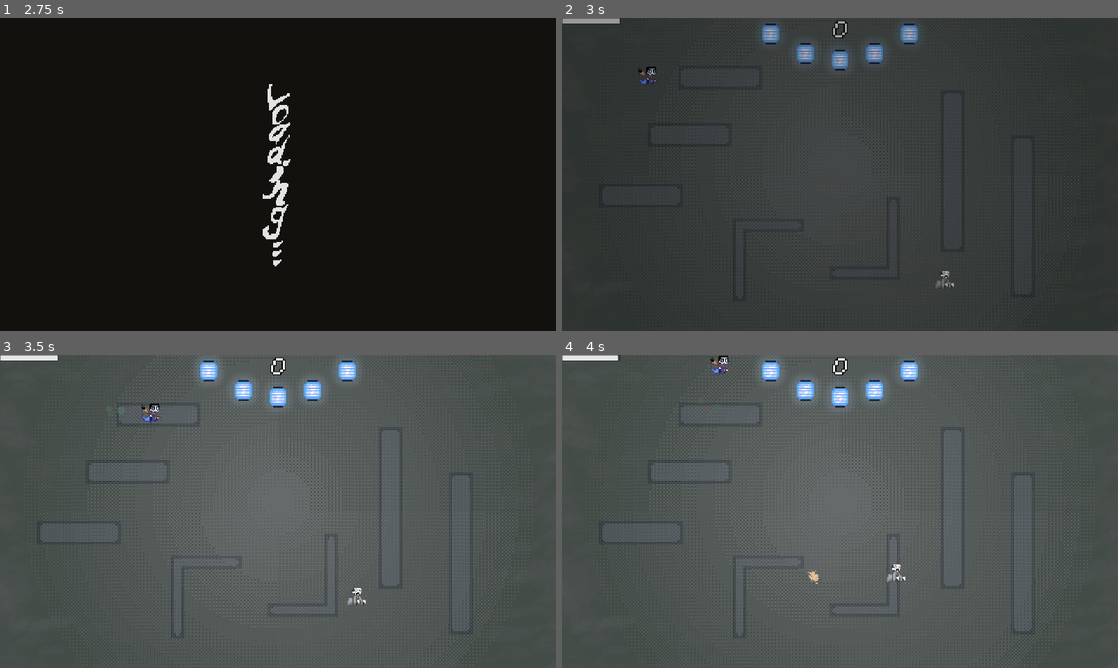
Above: before the commit, frames 1-4 (two rows, left to right).
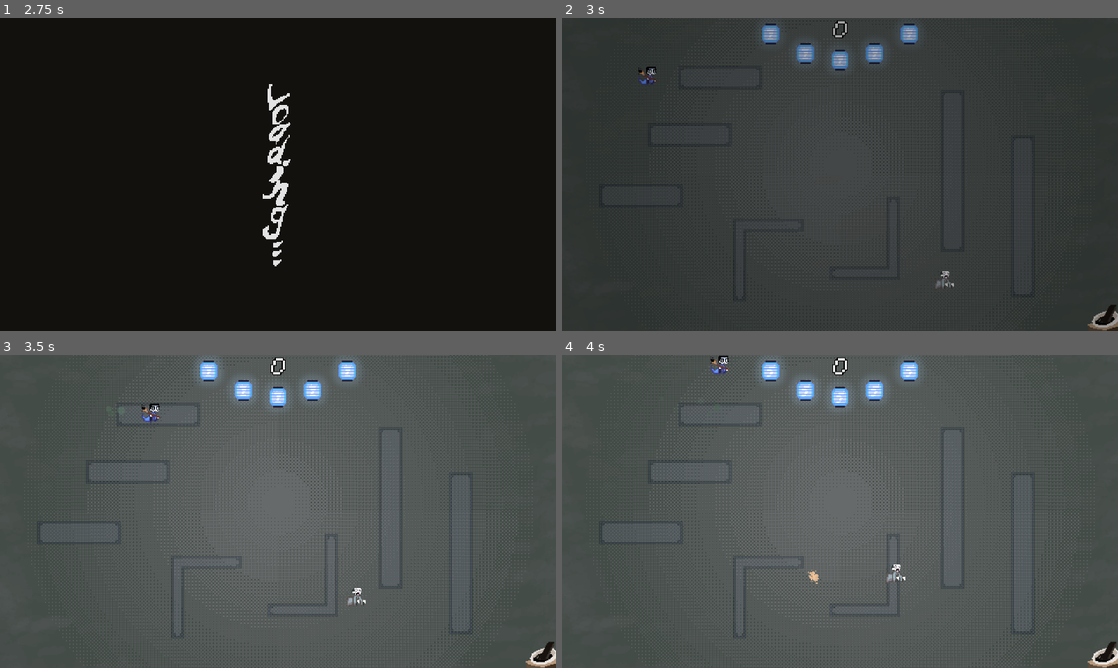
Above: after the commit, the same moments.

Repository: wintermute-cell/wmj25
Game: Godot game, scene res://scenes/main_menu.tscn
The game is run twice, just before and just after one commit, with the same random seed, the same clock (stepped at 60 frames per second) and the same inputs. The engine's default icon, where the game draws it, is replaced by a stand-in: a white triangle on a blue panel in a dark square. Sound files missing from this copy of the repository are replaced by a short silence.
Inputs (mouse positions are in pixels of both pictures, inside the frame that each line leads up to):
- Up to frame 1 (2.75 s): click "Start Game" at 0.5 s; tap Enter at 1.25 s; move the mouse to (400, 158) at 1.27 s; hold D (right) 1.28-2.03 s; click (400, 158) at 1.42 s; tap Space at 2 s; move the mouse to (166, 190) at 2.02 s; hold S (down) from 2.03 s (still down)
- Up to frame 2 (3 s): move the mouse to (895, 105) at 2.77 s; release S (down) at 2.78 s; hold D (right) from 2.78 s (still down)
- Up to frame 3 (3.5 s): keep holding D (right)
- Up to frame 4 (4 s): move the mouse to (812, 574) at 3.52 s; release D (right) at 3.53 s; hold W (up) from 3.53 s (still down); click (812, 574) at 3.67 s

Frame 1 is identical in both runs. In frame 2, 0.5% of the frame differs, in the area x 0-100%, y 0-100%; in frame 3, 0.5%; in frame 4, 0.5%.

Commit message:
inkkkkkk

Diff:
--- a/godot_project/scenes/game.tscn
+++ b/godot_project/scenes/game.tscn
@@ -18,6 +18,7 @@
 [ext_resource type="Texture2D" uid="uid://cery77t52cff" path="res://sprites/mist.png" id="14_rysoc"]
 [ext_resource type="PackedScene" uid="uid://b70dgj1peoqt5" path="res://scenes/ink_bar.tscn" id="16_rysoc"]
 [ext_resource type="Texture2D" uid="uid://do5t7qh431jcv" path="res://sprites/lantern_glow.png" id="17_ssvqc"]
+[ext_resource type="Texture2D" uid="uid://bxsln323lkk4g" path="res://sprites/ink_cup_full.png" id="18_264po"]
 
 [sub_resource type="ShaderMaterial" id="ShaderMaterial_kvuet"]
 shader = ExtResource("5_kvpfn")
@@ -307,4 +308,21 @@
 glow_scale = 1.4
 glow_flicker_amount = 0.02
 
+[node name="InkCupBackground" type="Sprite2D" parent="CanvasLayer"]
+position = Vector2(1863, 1032)
+scale = Vector2(3, 3)
+texture = ExtResource("18_264po")
+
 [node name="InkBar" parent="CanvasLayer" instance=ExtResource("16_rysoc")]
+anchors_preset = 3
+anchor_left = 1.0
+anchor_top = 1.0
+anchor_right = 1.0
+anchor_bottom = 1.0
+offset_left = -95.999756
+offset_top = -90.0
+offset_right = -95.999756
+offset_bottom = -90.0
+grow_horizontal = 0
+grow_vertical = 0
+scale = Vector2(3, 3)
--- a/godot_project/scenes/ink_bar.tscn
+++ b/godot_project/scenes/ink_bar.tscn
@@ -1,8 +1,29 @@
-[gd_scene load_steps=2 format=3 uid="uid://b70dgj1peoqt5"]
+[gd_scene load_steps=5 format=3 uid="uid://b70dgj1peoqt5"]
 
-[ext_resource type="Script" path="res://scripts/ui/ink_bar.gd" id="1_3o41p"]
+[ext_resource type="Script" uid="uid://bhgjvm4wpj7nu" path="res://scripts/ui/ink_bar.gd" id="1_3o41p"]
+[ext_resource type="Texture2D" uid="uid://dy3rwec43coey" path="res://sprites/ink_bar.png" id="2_x5200"]
+[ext_resource type="Texture2D" uid="uid://l4wab8qqugbt" path="res://sprites/ink_bar_drops.png" id="3_kbnj3"]
+[ext_resource type="Texture2D" uid="uid://d1bj4oxknn3f0" path="res://sprites/ink_bar_warn.png" id="4_d307b"]
 
 [node name="InkBar" type="Control"]
 layout_mode = 3
 anchors_preset = 0
 script = ExtResource("1_3o41p")
+ink_levels = 16
+
+[node name="InkSprite" type="Sprite2D" parent="."]
+texture = ExtResource("2_x5200")
+centered = false
+hframes = 16
+
+[node name="SplashSprite" type="Sprite2D" parent="."]
+visible = false
+texture = ExtResource("3_kbnj3")
+centered = false
+hframes = 3
+
+[node name="WarningSprite" type="Sprite2D" parent="."]
+visible = false
+texture = ExtResource("4_d307b")
+centered = false
+hframes = 2
--- a/godot_project/scripts/ui/ink_bar.gd
+++ b/godot_project/scripts/ui/ink_bar.gd
@@ -1,36 +1,132 @@
 extends Control
 
-@export var bar_width: float = 200.0
-@export var bar_height: float = 20.0
-@export var bar_color: Color = Color(0.2, 0.2, 0.2, 0.8)  # Dark gray background
-@export var ink_color: Color = Color(0.9, 0.9, 0.9, 1.0)  # White ink fill
-@export var border_color: Color = Color(0.1, 0.1, 0.1, 1.0)  # Black border
-@export var border_width: float = 2.0
+@export var ink_levels: int = 15  # Number of ink level frames
+@export var warning_blink_speed: float = 0.3  # Time between warning blink frames
+@export var splash_frame_duration: float = 0.1  # Duration of each splash animation frame
+@export var splash_total_duration: float = 1.0  # How long to show splash animation in seconds
+@export var ink_pickup_threshold: float = 5.0  # Minimum ink increase to trigger splash animation
+
+@onready var ink_sprite: Sprite2D = $InkSprite
+@onready var warning_sprite: Sprite2D = $WarningSprite
+@onready var splash_sprite: Sprite2D = $SplashSprite
 
 var current_ink: float = 100.0
 var max_ink: float = 100.0
+var previous_ink: float = 100.0
+
+var warning_blink_timer: float = 0.0
+var current_warning_frame: int = 0
+
+var is_showing_splash: bool = false
+var splash_timer: float = 0.0
+var splash_elapsed: float = 0.0  # Total time splash has been showing
+var current_splash_frame: int = 0
 
 
 func _ready():
-	custom_minimum_size = Vector2(bar_width, bar_height)
+	# Hide warning and splash sprites initially
+	if warning_sprite:
+		warning_sprite.visible = false
+	if splash_sprite:
+		splash_sprite.visible = false
+
 	update_ink(100.0, 100.0)
 
 
+func _process(delta):
+	# Always update the ink level display (unless showing warning)
+	if current_ink > max_ink * 0.1 or is_showing_splash:
+		_update_ink_level()
+
+	# Handle warning blink when ink is below 10%
+	if current_ink <= max_ink * 0.1 and not is_showing_splash:
+		warning_blink_timer += delta
+		if warning_blink_timer >= warning_blink_speed:
+			warning_blink_timer = 0.0
+			current_warning_frame = 1 - current_warning_frame  # Toggle between 0 and 1
+			_update_warning_blink()
+
+	# Handle splash animation (loops for a limited duration)
+	if is_showing_splash:
+		splash_elapsed += delta
+		splash_timer += delta
+
+		# Check if splash duration has expired
+		if splash_elapsed >= splash_total_duration:
+			stop_splash_animation()
+		else:
+			# Animate through frames
+			if splash_timer >= splash_frame_duration:
+				splash_timer = 0.0
+				current_splash_frame = (current_splash_frame + 1) % 3  # Loop through 0, 1, 2
+				_update_splash_frame()
+
+
 func update_ink(new_ink: float, new_max_ink: float):
+	previous_ink = current_ink
 	current_ink = clamp(new_ink, 0.0, new_max_ink)
 	max_ink = new_max_ink
-	queue_redraw()
+
+	# Check if ink increased significantly (pickup collected)
+	var ink_increase = current_ink - previous_ink
+	if ink_increase >= ink_pickup_threshold:
+		_start_splash_animation()
+
+	# Always update the ink level display
+	_update_ink_level()
 
 
-func _draw():
+func _update_ink_level():
+	if not ink_sprite:
+		return
+
+	# Show ink sprite (unless warning is active)
+	if current_ink > max_ink * 0.1:
+		ink_sprite.visible = true
+		if warning_sprite:
+			warning_sprite.visible = false
+
+	# Calculate which frame to show based on ink ratio
 	var ink_ratio = current_ink / max_ink if max_ink > 0 else 0.0
 
-	draw_rect(Rect2(Vector2.ZERO, Vector2(bar_width, bar_height)), bar_color)
+	# Map ratio to frame index (inverted since frames descend)
+	# 1.0 = frame 0 (full), 0.0 = frame 14 (empty)
+	var frame_index = int((1.0 - ink_ratio) * (ink_levels - 1))
+	frame_index = clamp(frame_index, 0, ink_levels - 1)
 
-	# ink fill
-	var fill_width = bar_width * ink_ratio
-	if fill_width > 0:
-		draw_rect(Rect2(Vector2.ZERO, Vector2(fill_width, bar_height)), ink_color)
+	ink_sprite.frame = frame_index
 
-	# border
-	draw_rect(Rect2(Vector2.ZERO, Vector2(bar_width, bar_height)), border_color, false, border_width)
+
+func _update_warning_blink():
+	if not warning_sprite:
+		return
+
+	# Keep ink sprite visible, show warning sprite on top
+	if ink_sprite:
+		ink_sprite.visible = true
+	warning_sprite.visible = true
+
+	warning_sprite.frame = current_warning_frame
+
+
+func _start_splash_animation():
+	is_showing_splash = true
+	splash_timer = 0.0
+	splash_elapsed = 0.0  # Reset the total elapsed time
+	current_splash_frame = 0
+	if splash_sprite:
+		splash_sprite.visible = true
+
+
+func stop_splash_animation():
+	is_showing_splash = false
+	if splash_sprite:
+		splash_sprite.visible = false
+
+
+func _update_splash_frame():
+	if not splash_sprite:
+		return
+
+	# Splash overlays the ink sprite (don't hide anything)
+	splash_sprite.frame = current_splash_frame
Not shown: 1 places in godot_project/scenes/game.tscn that only renumber resources
Binary file added: godot_project/sprites/ink_bar.png
Not shown, added: godot_project/sprites/ink_bar.png.import
Binary file added: godot_project/sprites/ink_bar_drops.png
Not shown, added: godot_project/sprites/ink_bar_drops.png.import
Binary file added: godot_project/sprites/ink_bar_warn.png
Not shown, added: godot_project/sprites/ink_bar_warn.png.import
Binary file added: godot_project/sprites/ink_cup_full.png
Not shown, added: godot_project/sprites/ink_cup_full.png.import
